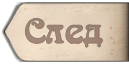
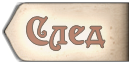
The second w=129, h=64 image is a revision of the first. Changes to its layers:
"След": opacity 58% → 65%, painted on it over [25, 16, 105, 51]
